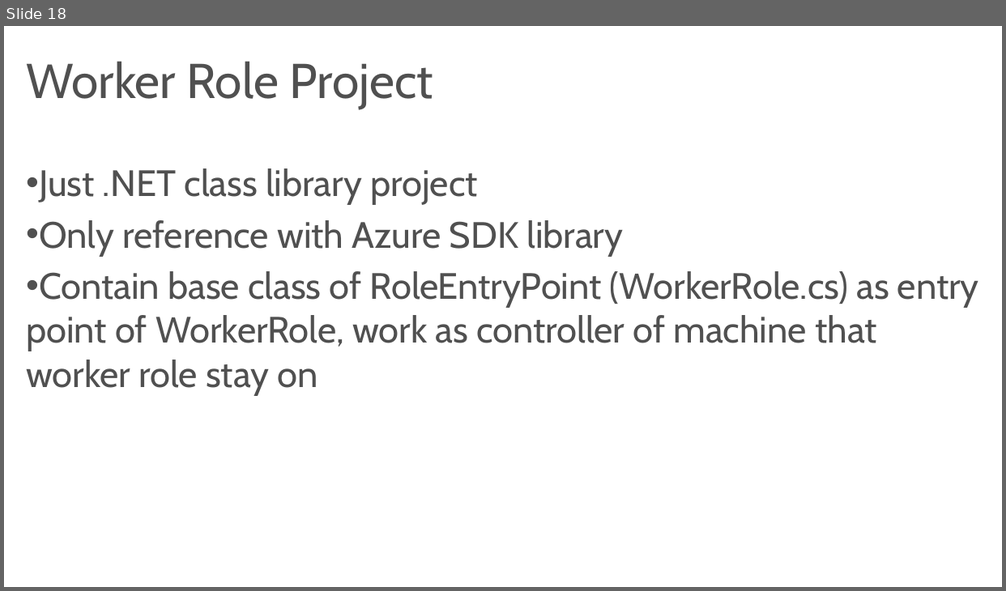
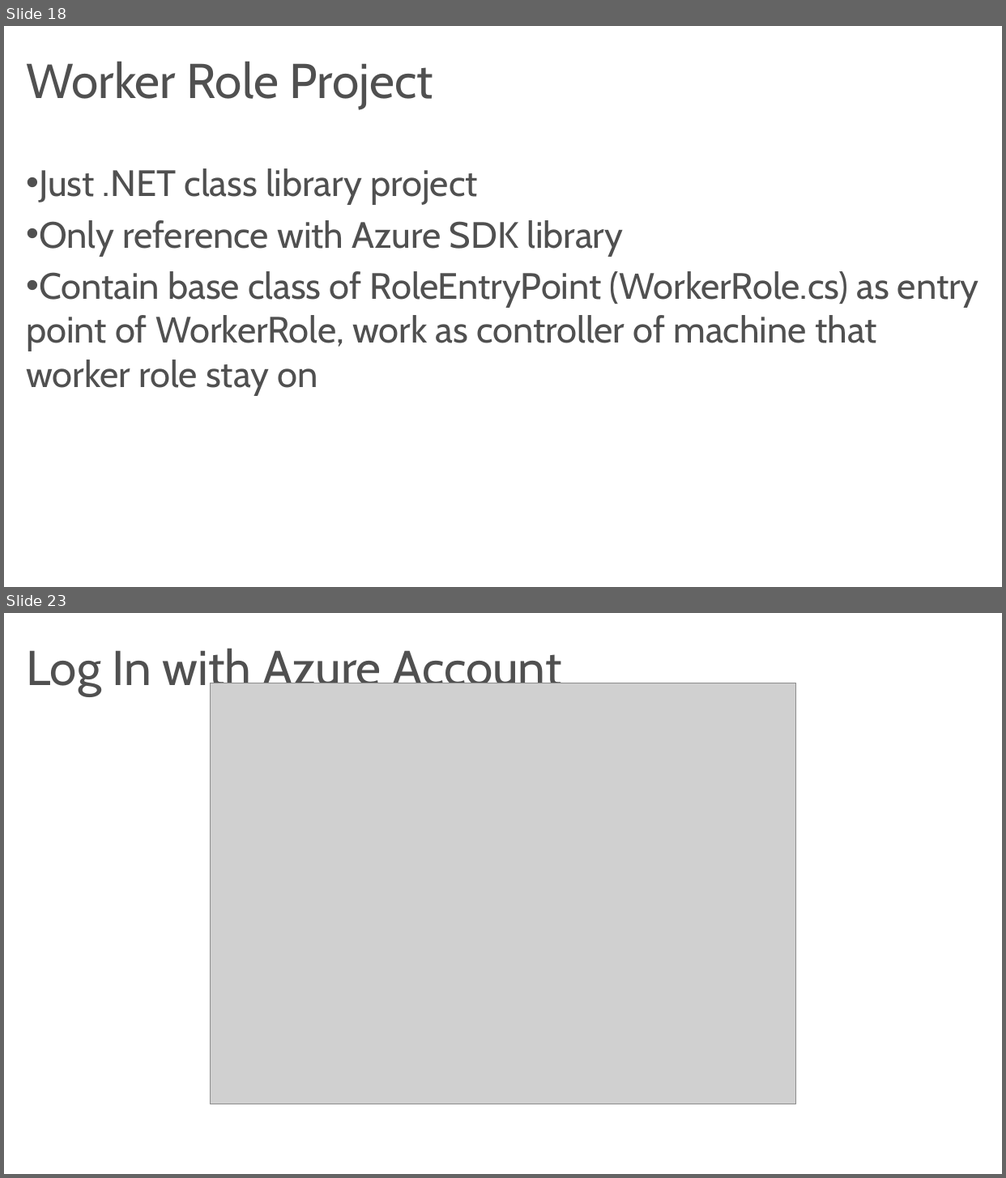
Before and after one commit to codesanook/PageFeedback, a slide deck: Azure Cloud Service Deployment.pptx. Shown one above the other, each under a label of ours: slide 18 before the commit, slides 18 and 23 after it; the slides between them are not shown. The pictures are 1006x591 and 1006x1178 pixels, drawn with LibreOffice and Linux fonts; fonts in the diff are those of the drawing; grey boxes stand for pictures. Boxes give left, top, right and bottom in pixels: in the first picture for what was removed or moved away, otherwise in the second. Text is boxed around its words. In the diff, an @@ line names an element or a change of style, - is before the commit and + after.

```diff
--- a/Azure Cloud Service Deployment.pptx
+++ b/Azure Cloud Service Deployment.pptx
@@ slide 23 added at (4, 613, 1002, 1174), background #FFFFFF @@
@@ title added at (26, 648, 561, 696), 48 pt, text #505050 @@
+Log In with Azure Account
@@ picture added at (211, 683, 796, 1104) @@
```
Also in this commit, not shown: 7 slides changed, 10 other slides added, 10 slides removed.
